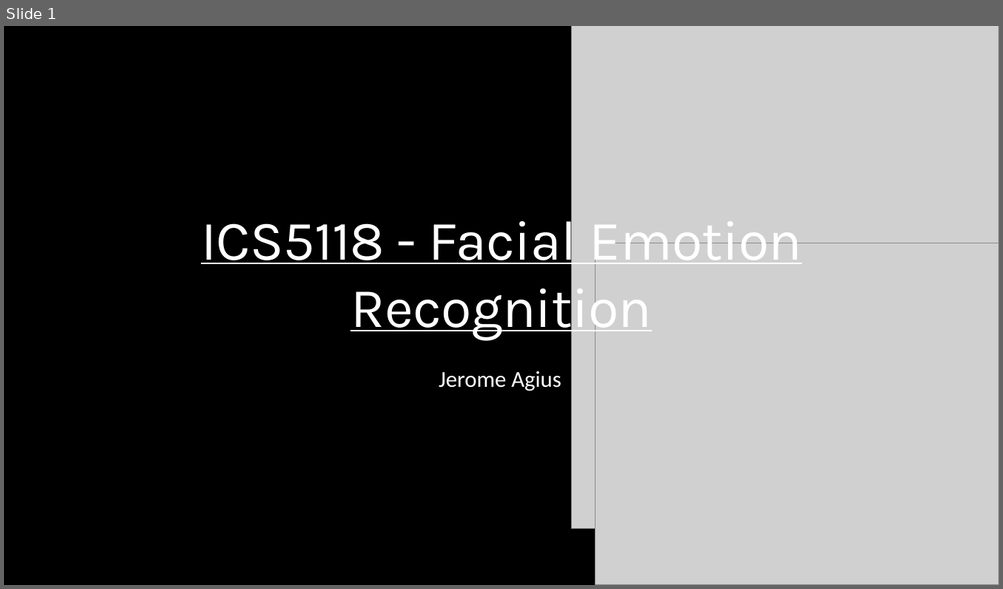
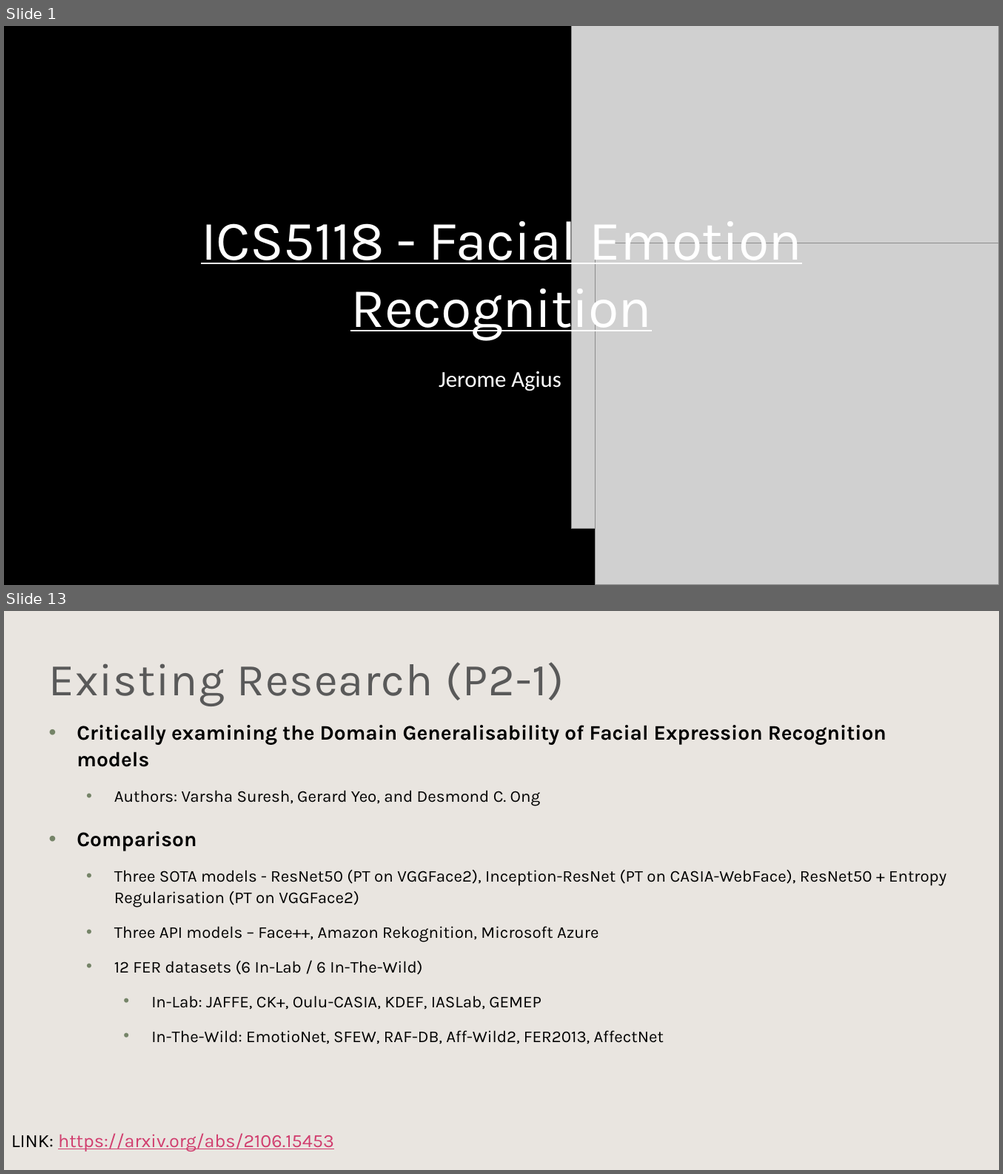
Before and after one commit to Jer0me123/Deep-Learning-For-Computer-Vision, a slide deck: ICS5118 - Facial Emotion Detection.pptx. Shown one above the other, each under a label of ours: slide 1 before the commit, slides 1 and 13 after it; the slides between them are not shown. The pictures are 1003x589 and 1003x1174 pixels, drawn with LibreOffice and Linux fonts; fonts in the diff are those of the drawing; grey boxes stand for pictures; background and template pictures are left out; a plain dark background stands for a picture behind light text. Boxes give left, top, right and bottom in pixels: in the first picture for what was removed or moved away, otherwise in the second. Text is boxed around its words. In the diff, an @@ line names an element or a change of style, - is before the commit and + after.

Commit message:
FaceAlignment + Other Stuff

```diff
--- a/ICS5118 - Facial Emotion Detection.pptx
+++ b/ICS5118 - Facial Emotion Detection.pptx
@@ slide 13 added at (4, 611, 999, 1170), background #FFFFFF @@
@@ rectangle added at (4, 611, 999, 1170), fill #E0DAD4 at 70% opacity @@
@@ text added at (49, 662, 563, 706), 44 pt, text #595959 @@
+Existing Research (P2-1)
@@ text added at (77, 725, 946, 1045), 16 pt, text #000000 @@
+• Critically examining the Domain Generalisability of Facial Expression Recognition models
+  • Authors: Varsha Suresh, Gerard Yeo, and Desmond C. Ong
+• Comparison
+  • Three SOTA models - ResNet50 (PT on VGGFace2), Inception-ResNet (PT on CASIA-WebFace), ResNet50 + Entropy Regularisation (PT on VGGFace2)
+  • Three API models – Face++, Amazon Rekognition, Microsoft Azure
+  • 12 FER datasets (6 In-Lab / 6 In-The-Wild)
+    • In-Lab: JAFFE, CK+, Oulu-CASIA, KDEF, IASLab, GEMEP
+    • In-The-Wild: EmotioNet, SFEW, RAF-DB, Aff-Wild2, FER2013, AffectNet
@@ text added at (11, 1133, 334, 1152), 18 pt, text #D13D6E, underline @@
+LINK: https://arxiv.org/abs/2106.15453
```
Also in this commit, not shown: 2 slides changed, 13 other slides added, 7 other files.
